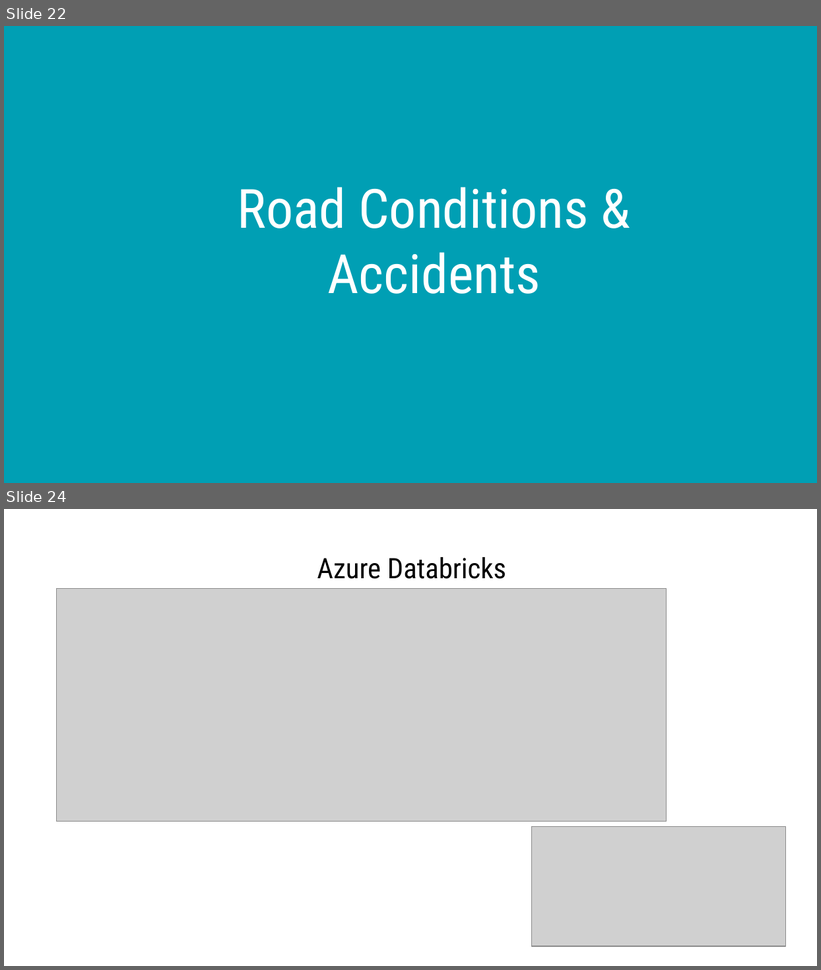
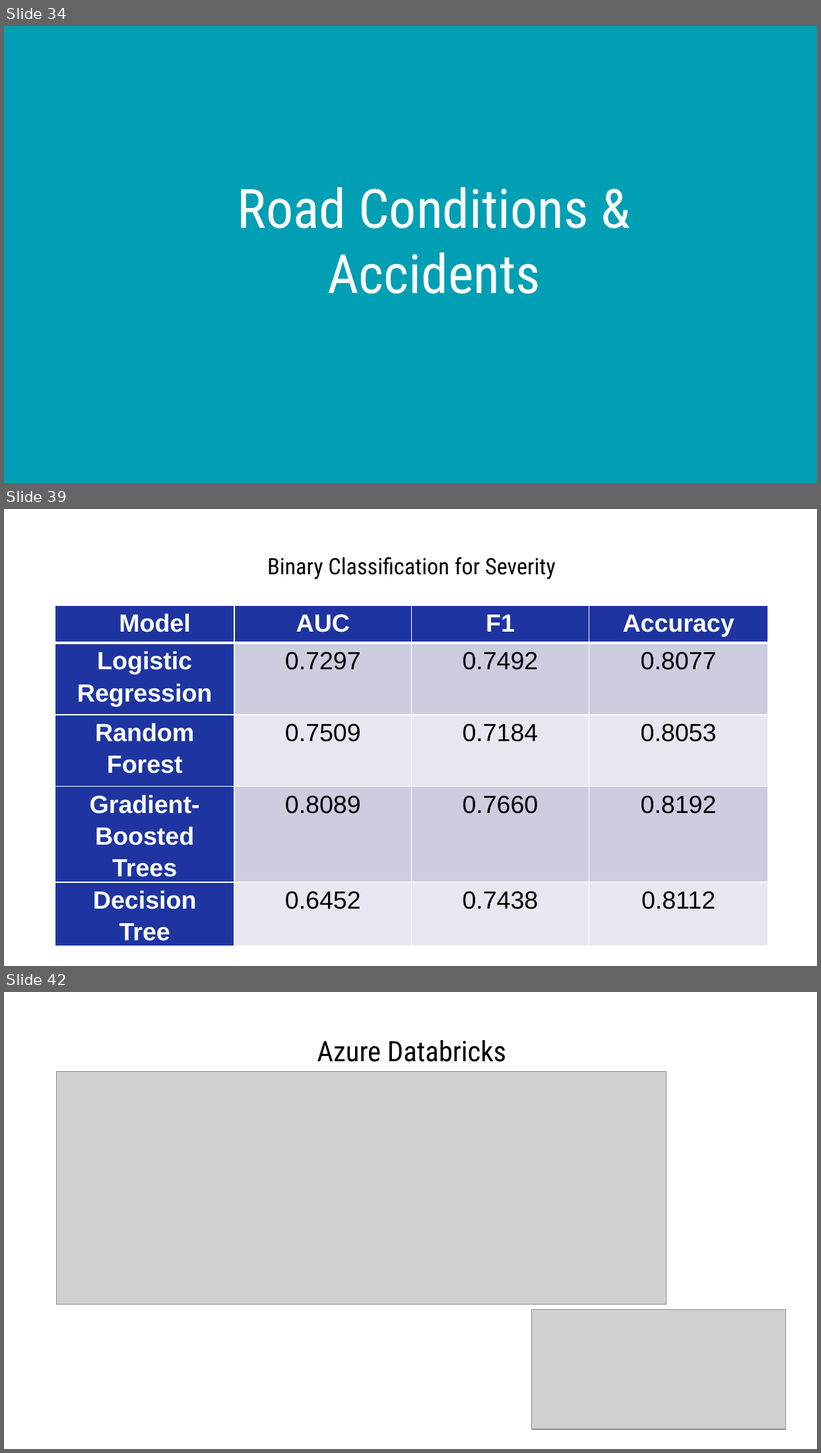
Before and after one commit to Person-Ad/US-Accidents-Big-Data-Analytics-Spark, a slide deck: docs/Team 10 Presentation.pptx. Shown one above the other, each under a label of ours: slides 22 and 24 before the commit, slides 34, 39 and 42 after it; the slides between them are not shown. The pictures are 821x970 and 821x1453 pixels, drawn with LibreOffice and Linux fonts; fonts in the diff are those of the drawing; grey boxes stand for pictures. Boxes give left, top, right and bottom in pixels: in the first picture for what was removed or moved away, otherwise in the second. Text is boxed around its words. In the diff, an @@ line names an element or a change of style, - is before the commit and + after.

```diff
--- a/docs/Team 10 Presentation.pptx
+++ b/docs/Team 10 Presentation.pptx
@@ slide 39 added at [4, 509, 817, 966], background #FFFFFF @@
@@ title added at [267, 557, 556, 580], 20 pt, text #000000 @@
+Binary Classification for Severity
@@ table added at [55, 606, 769, 955], 5 rows, 4 columns @@
+Model | AUC | F1 | Accuracy
+Logistic Regression | 0.7297 | 0.7492 | 0.8077
+Random Forest | 0.7509 | 0.7184 | 0.8053
+Gradient-Boosted Trees | 0.8089 | 0.7660 | 0.8192
+Decision Tree | 0.6452 | 0.7438 | 0.8112
@@ what was slide 22 is now slide 34 @@
@@ what was slide 24 is now slide 42 @@
```
Also in this commit, not shown: 18 other slides added, 1 slide removed, 2 other files.
